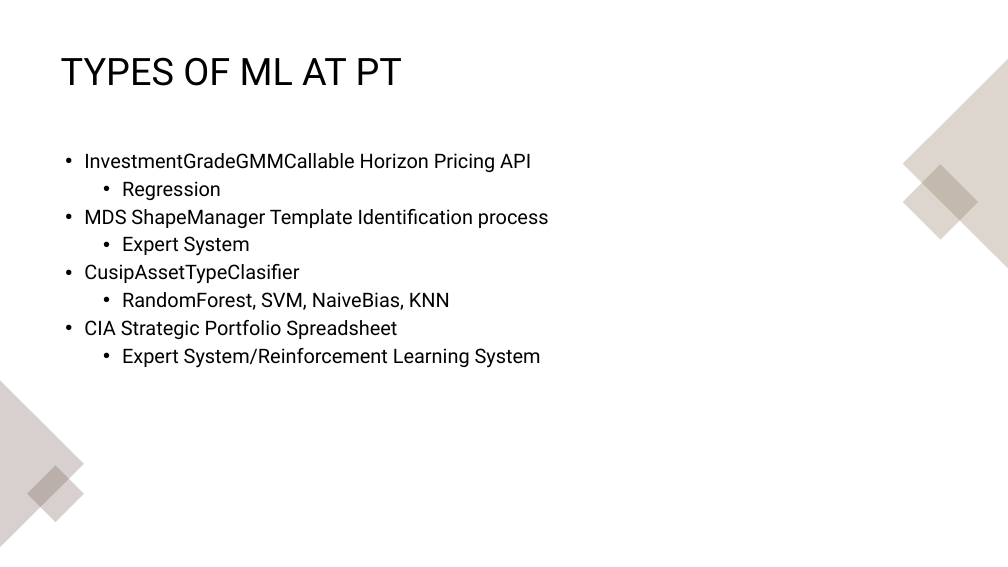
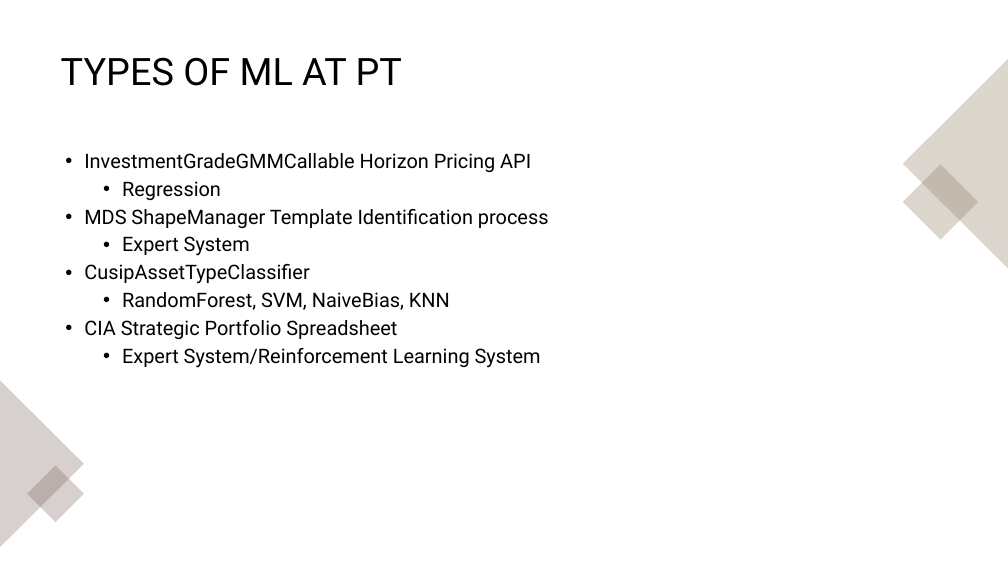
Before and after one commit to pkalivas/Demo.ML, a slide deck: slide 6 of deck.pptx (slide 5 before the commit). Drawn at 1008x567 pixels with LibreOffice and Linux fonts; fonts in the diff are those of the drawing. Boxes give left, top, right and bottom in pixels: in the first picture for what was removed or moved away, otherwise in the second. Text is boxed around its words. In the diff, an @@ line names an element or a change of style, - is before the commit and + after.

```diff
--- a/deck.pptx
+++ b/deck.pptx
@@ text at (84, 264, 309, 284): text changed @@
-• CusipAssetTypeClasifier
+• CusipAssetTypeClassifier
```
Also in this commit, not shown: 4 other slides changed, 1 slide added, 4 other files.
